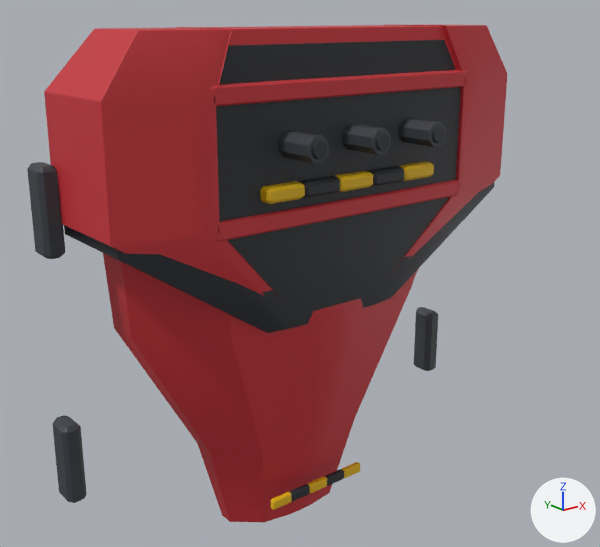
One commit to the FBX model Assets/Resources/ClamshellMeshes/BodyBack_Set07_Salvo.fbx: the scene before it, then after it.
Both versions are drawn from a 50 mm lens placed at (-1.079, -1.442, 0.597), pointed at (-0.049, -0.154, 0.082). Arrows for +X, +Y and +Z are at lower right; the lights stay in place. The first picture is the older version. Where no turn or scale is listed for an object, it has been applied to the vertices.

The first picture shows 'BodyBack_Set07_Salvo'.
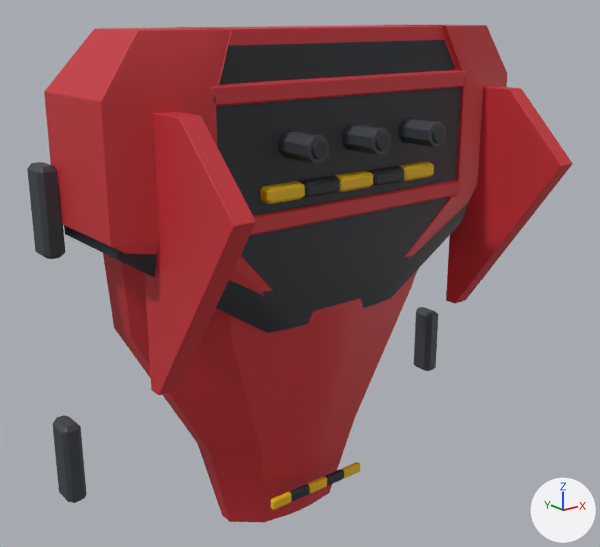
Pixel boxes (x1, y1, x2, y2) of what changed, in the pictures (600 x 547 px):
'BodyBack_Set07_Salvo', reshaped (14% wider): before (27, 25, 507, 522); after (27, 25, 573, 522)
part 1 of me_bodyback_set07_salvo_001, added (red): after (145, 112, 256, 395)
part 2 of me_bodyback_set07_salvo_001, added (red): after (446, 86, 573, 303)

The change, as a list of edits to the scene's bpy script:
```text
Change me_bodyback_set07_salvo_001:
    used by ob_bodyback_set07_salvo; location = (0.0, 0.0, 0.0)
    remove me_bodyback_set07_salvo_001.from_pydata(...)  # 4708 vertices, 4558 faces; spans x -0.535..0.535, y -0.34..0.03, z -0.53..0.574
    add me_bodyback_set07_salvo_001.from_pydata(...)  # 4860 vertices, 4706 faces; spans x -0.535..0.535, y -0.465..0.03, z -0.53..0.574
    me_bodyback_set07_salvo_001 part 1: a new loose piece of 76 vertices spanning x -0.42..-0.38, y -0.465..-0.18, z -0.064..0.445, in mat_shell (red #c83038)
    me_bodyback_set07_salvo_001 part 2: a new loose piece of 76 vertices spanning x 0.38..0.42, y -0.465..-0.18, z -0.064..0.445, in mat_shell (red #c83038)
```
